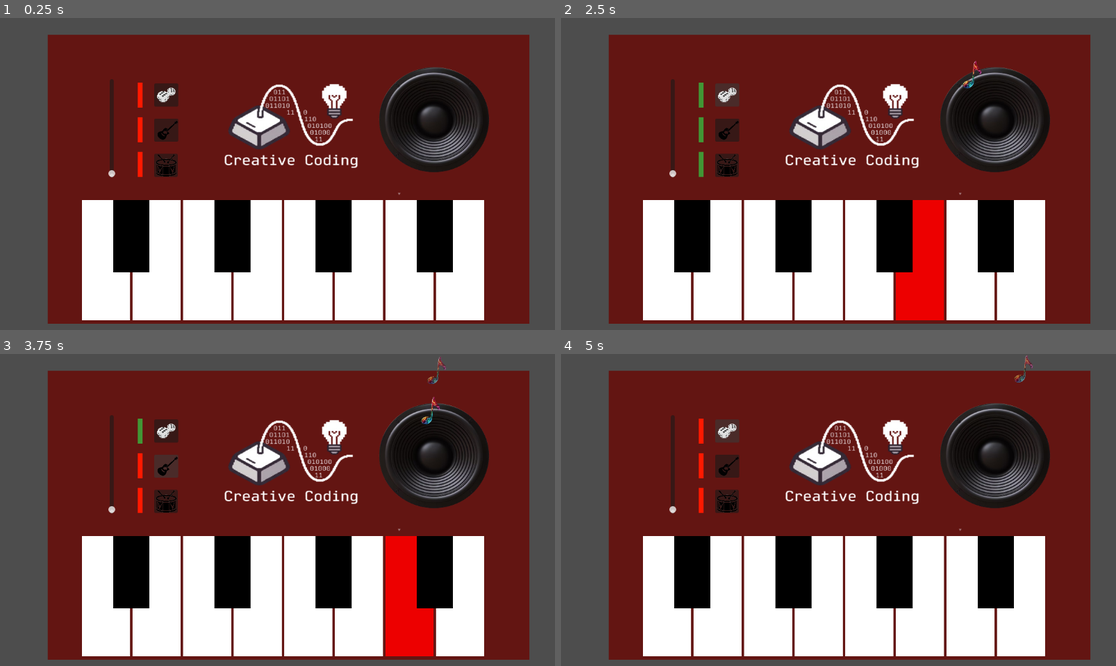
Above: before the commit, frames 1-4 (two rows, left to right).
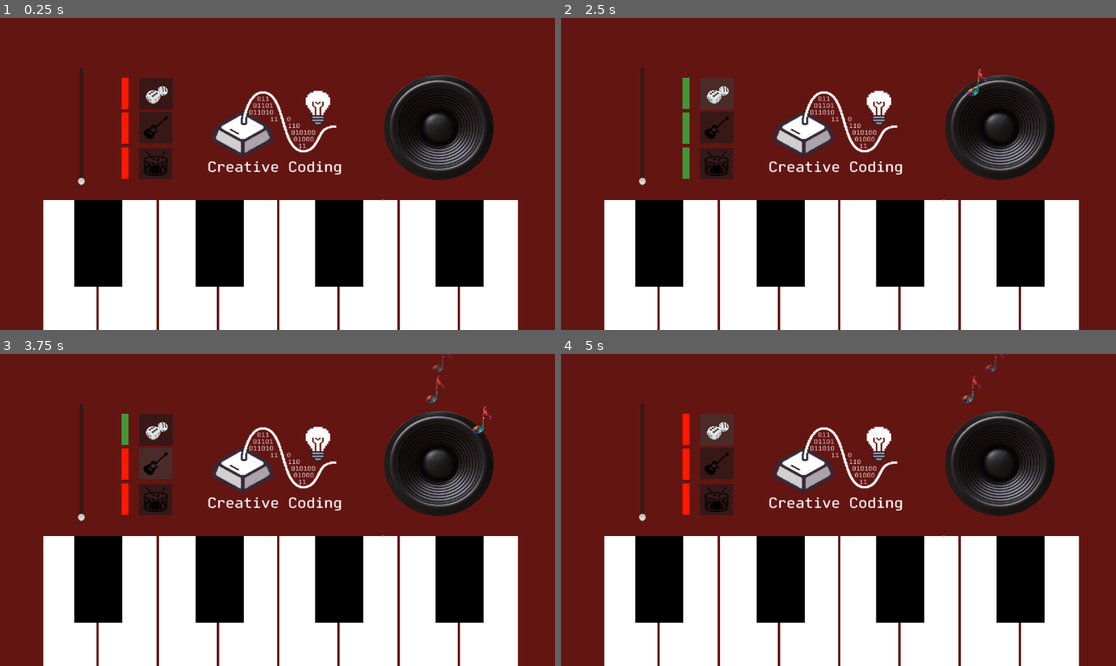
Above: after the commit, the same moments.

Repository: Danya128/CA_CC26
Game: Godot game, scene res://piano_CA.tscn
The game is run twice, just before and just after one commit, with the same random seed, the same clock (stepped at 60 frames per second) and the same inputs.
Inputs (mouse positions are in pixels of both pictures, inside the frame that each line leads up to; where the layout moved, square brackets give the same spot in the first picture):
- Up to frame 1 (0.25 s): no input
- Up to frame 2 (2.5 s): click (716, 164) [727, 164] at 0.5 s; click (716, 127) [727, 130] at 1.25 s; click (716, 92) [727, 96] at 2 s
- Up to frame 3 (3.75 s): click (155, 500) [166, 500] at 2.75 s; click (155, 463) [166, 466] at 3.5 s
- Up to frame 4 (5 s): click (716, 428) [727, 432] at 4.25 s

The runs differ from the first frame. In frame 1, 43% of the frame differs, in the area x 0-100%, y 0-100%; in frame 2, 45%; in frame 3, 46%; in frame 4, 43%.

Commit message:
Full Screen

Diff:
--- a/piano_CA.tscn
+++ b/piano_CA.tscn
@@ -26,85 +26,83 @@
 script = ExtResource("1_7vrqa")
 
 [node name="ColorRect" type="ColorRect" parent="." unique_id=810657179]
-offset_left = 99.0
-offset_top = 35.0
-offset_right = 1099.0
-offset_bottom = 635.0
+offset_right = 1152.0
+offset_bottom = 648.0
 color = Color(0.38777447, 0.082621746, 0.0697314, 1)
 
 [node name="PianoKeys" type="Node2D" parent="." unique_id=861525569]
 
 [node name="WhiteKey1" type="ColorRect" parent="PianoKeys" unique_id=2101856889]
-offset_left = 170.0
-offset_top = 378.0
-offset_right = 270.0
-offset_bottom = 628.0
+offset_left = 90.0
+offset_top = 378.0
+offset_right = 200.0
+offset_bottom = 648.0
 
 [node name="WhiteKey2" type="ColorRect" parent="PianoKeys" unique_id=575732380]
-offset_left = 275.0
-offset_top = 378.0
-offset_right = 375.0
-offset_bottom = 628.0
+offset_left = 205.0
+offset_top = 378.0
+offset_right = 325.0
+offset_bottom = 648.0
 
 [node name="WhiteKey3" type="ColorRect" parent="PianoKeys" unique_id=1260762219]
-offset_left = 380.0
-offset_top = 378.0
-offset_right = 480.0
-offset_bottom = 628.0
+offset_left = 330.0
+offset_top = 378.0
+offset_right = 450.0
+offset_bottom = 648.0
 
 [node name="WhiteKey4" type="ColorRect" parent="PianoKeys" unique_id=1839083807]
-offset_left = 485.0
-offset_top = 378.0
-offset_right = 585.0
-offset_bottom = 628.0
+offset_left = 455.0
+offset_top = 378.0
+offset_right = 575.0
+offset_bottom = 648.0
 
 [node name="WhiteKey5" type="ColorRect" parent="PianoKeys" unique_id=1330637324]
-offset_left = 590.0
-offset_top = 378.0
-offset_right = 690.0
-offset_bottom = 628.0
+offset_left = 580.0
+offset_top = 378.0
+offset_right = 700.0
+offset_bottom = 648.0
 
 [node name="WhiteKey6" type="ColorRect" parent="PianoKeys" unique_id=1992603317]
-offset_left = 695.0
-offset_top = 378.0
-offset_right = 795.0
-offset_bottom = 628.0
+offset_left = 705.0
+offset_top = 378.0
+offset_right = 825.0
+offset_bottom = 648.0
 
 [node name="WhiteKey7" type="ColorRect" parent="PianoKeys" unique_id=868409712]
-offset_left = 800.0
-offset_top = 378.0
-offset_right = 900.0
-offset_bottom = 628.0
+offset_left = 830.0
+offset_top = 378.0
+offset_right = 950.0
+offset_bottom = 648.0
 
 [node name="WhiteKey8" type="ColorRect" parent="PianoKeys" unique_id=938658230]
-offset_left = 905.0
-offset_top = 378.0
-offset_right = 1005.0
-offset_bottom = 628.0
+offset_left = 955.0
+offset_top = 378.0
+offset_right = 1075.0
+offset_bottom = 648.0
 
 [node name="BlackKey1" type="ColorRect" parent="PianoKeys" unique_id=1662125368]
-offset_left = 235.0
-offset_top = 378.0
-offset_right = 310.0
-offset_bottom = 528.0
+offset_left = 154.0
+offset_top = 378.0
+offset_right = 254.0
+offset_bottom = 558.0
 
 [node name="BlackKey2" type="ColorRect" parent="PianoKeys" unique_id=1510896409]
-offset_left = 445.0
-offset_top = 378.0
-offset_right = 520.0
-offset_bottom = 528.0
+offset_left = 406.0
+offset_top = 378.0
+offset_right = 506.0
+offset_bottom = 558.0
 
 [node name="BlackKey3" type="ColorRect" parent="PianoKeys" unique_id=877263786]
-offset_left = 655.0
-offset_top = 378.0
-offset_right = 730.0
-offset_bottom = 528.0
+offset_left = 654.0
+offset_top = 378.0
+offset_right = 754.0
+offset_bottom = 558.0
 
 [node name="BlackKey4" type="ColorRect" parent="PianoKeys" unique_id=1352671796]
-offset_left = 865.0
-offset_top = 378.0
-offset_right = 940.0
-offset_bottom = 528.0
+offset_left = 904.0
+offset_top = 378.0
+offset_right = 1004.0
+offset_bottom = 558.0
 
 [node name="Note" type="Node2D" parent="." unique_id=1883069358]
 z_index = 1
@@ -120,22 +118,22 @@
 [node name="Speaker" type="Node2D" parent="." unique_id=1859297859]
 
 [node name="Speaker" type="Sprite2D" parent="Speaker" unique_id=1990629143]
-position = Vector2(901, 211)
+position = Vector2(911, 227)
 scale = Vector2(0.22129297, 0.2113472)
 texture = ExtResource("3_a7f4x")
 
 [node name="Screen" type="Node2D" parent="." unique_id=152492203]
 
 [node name="Download(1)" type="Sprite2D" parent="Screen" unique_id=954060395]
-position = Vector2(603, 219)
+position = Vector2(569, 233)
 scale = Vector2(0.33700067, 0.2902715)
 texture = ExtResource("4_a7f4x")
 
 [node name="SliderVolume" type="VSlider" parent="." unique_id=1631727233]
-offset_left = 159.0
-offset_top = 127.0
-offset_right = 305.0
-offset_bottom = 331.0
+offset_left = 96.0
+offset_top = 103.0
+offset_right = 242.0
+offset_bottom = 347.0
 max_value = 25.0
 
 [node name="Player" type="Node2D" parent="." unique_id=883096223]
@@ -179,67 +177,67 @@
 [node name="Guitar_part" type="Node2D" parent="." unique_id=204779508]
 
 [node name="guitarButton" type="ColorRect" parent="Guitar_part" unique_id=1392237928]
-offset_left = 286.0
-offset_top = 206.0
-offset_right = 296.0
-offset_bottom = 258.0
+offset_left = 252.0
+offset_top = 196.0
+offset_right = 267.0
+offset_bottom = 261.0
 
 [node name="player_guitar" type="AudioStreamPlayer2D" parent="Guitar_part" unique_id=1173462603]
 stream = ExtResource("17_p5uda")
 
 [node name="GuitarImg" type="Sprite2D" parent="Guitar_part" unique_id=1684692985]
 z_index = 1
-position = Vector2(348, 233)
-scale = Vector2(0.05244123, 0.048824593)
+position = Vector2(323.5, 227.5)
+scale = Vector2(0.062386986, 0.058770347)
 texture = ExtResource("18_jhkvx")
 
 [node name="Button" type="Button" parent="Guitar_part" unique_id=1117166516]
-offset_left = 320.0
-offset_top = 282.0
-offset_right = 369.0
-offset_bottom = 330.0
+offset_left = 288.0
+offset_top = 270.0
+offset_right = 357.0
+offset_bottom = 335.0
 
 [node name="Drums_part" type="Node2D" parent="." unique_id=732231897]
 
 [node name="DrumsImg" type="Sprite2D" parent="Drums_part" unique_id=1082973475]
 z_index = 1
-position = Vector2(345, 306)
-scale = Vector2(0.044570155, 0.045475174)
+position = Vector2(323, 302.00003)
+scale = Vector2(0.052149333, 0.051696863)
 texture = ExtResource("19_oq7bg")
 
 [node name="player_drums" type="AudioStreamPlayer2D" parent="Drums_part" unique_id=635299170]
 stream = ExtResource("20_04ygu")
 
 [node name="drumsButton" type="ColorRect" parent="Drums_part" unique_id=691593256]
-offset_left = 286.0
-offset_top = 278.0
-offset_right = 296.0
-offset_bottom = 330.0
+offset_left = 252.0
+offset_top = 269.0
+offset_right = 267.0
+offset_bottom = 334.0
 
 [node name="Button2" type="Button" parent="Drums_part" unique_id=1632021892]
-offset_left = 320.0
-offset_top = 209.0
-offset_right = 370.0
-offset_bottom = 257.0
+offset_left = 289.0
+offset_top = 195.0
+offset_right = 358.0
+offset_bottom = 260.0
 
 [node name="Random" type="Node2D" parent="." unique_id=1344041229]
 
 [node name="randomButton" type="ColorRect" parent="Random" unique_id=348153794]
-offset_left = 286.0
-offset_top = 134.0
-offset_right = 296.0
-offset_bottom = 186.0
+offset_left = 252.0
+offset_top = 124.0
+offset_right = 267.0
+offset_bottom = 189.0
 
 [node name="Button3" type="Button" parent="Random" unique_id=761134259]
-offset_left = 320.0
-offset_top = 136.0
-offset_right = 370.0
-offset_bottom = 184.0
+offset_left = 289.0
+offset_top = 125.0
+offset_right = 359.0
+offset_bottom = 190.0
 
 [node name="RandomImg" type="Sprite2D" parent="Random" unique_id=1652320744]
 z_index = 1
-position = Vector2(345, 160.5)
-scale = Vector2(0.05786619, 0.053345386)
+position = Vector2(325.5, 160.25)
+scale = Vector2(0.06781194, 0.062839046)
 texture = ExtResource("21_jhkvx")
 
 [connection signal="pressed" from="Guitar_part/Button" to="." method="_on_button_pressed"]
--- a/piano_ca.gd
+++ b/piano_ca.gd
@@ -5,7 +5,7 @@
 var isOn_drums = false
 var isOn_random = false
 
-var random_delay = 0.4
+var random_delay = 0.3
 var random_timer = 0.0
 
 
Not shown, changed: .DS_Store
